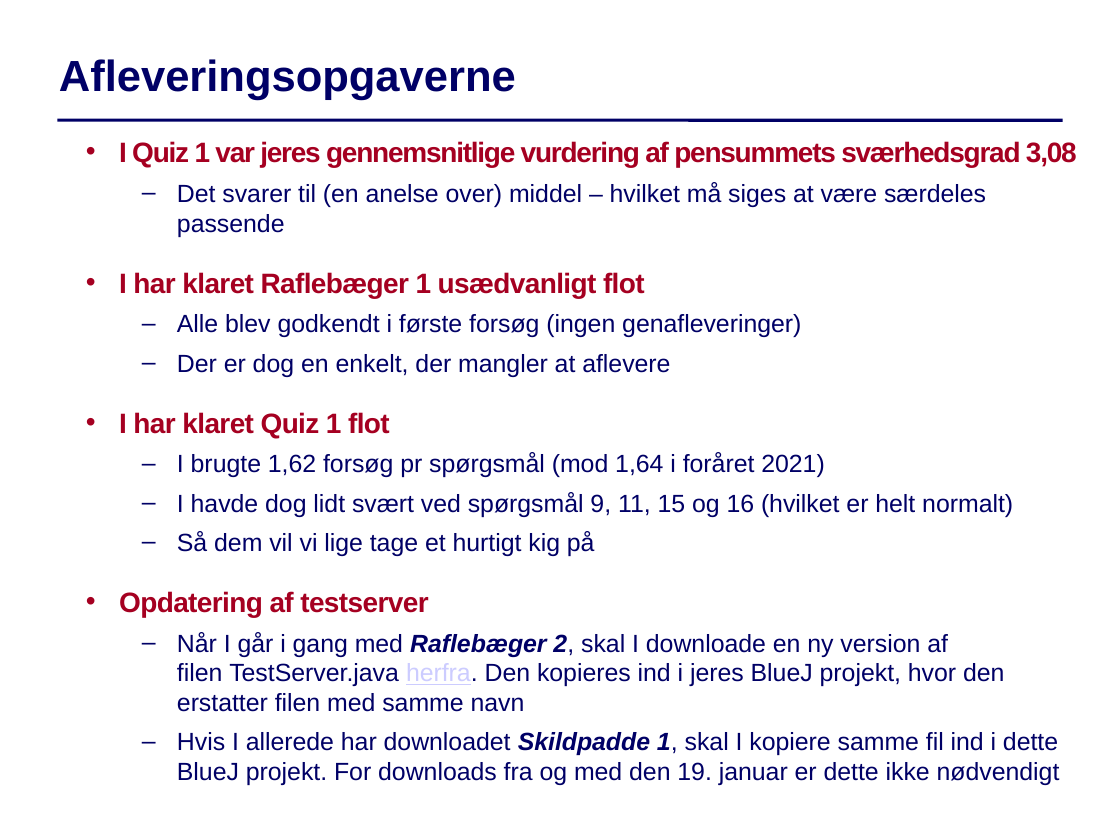
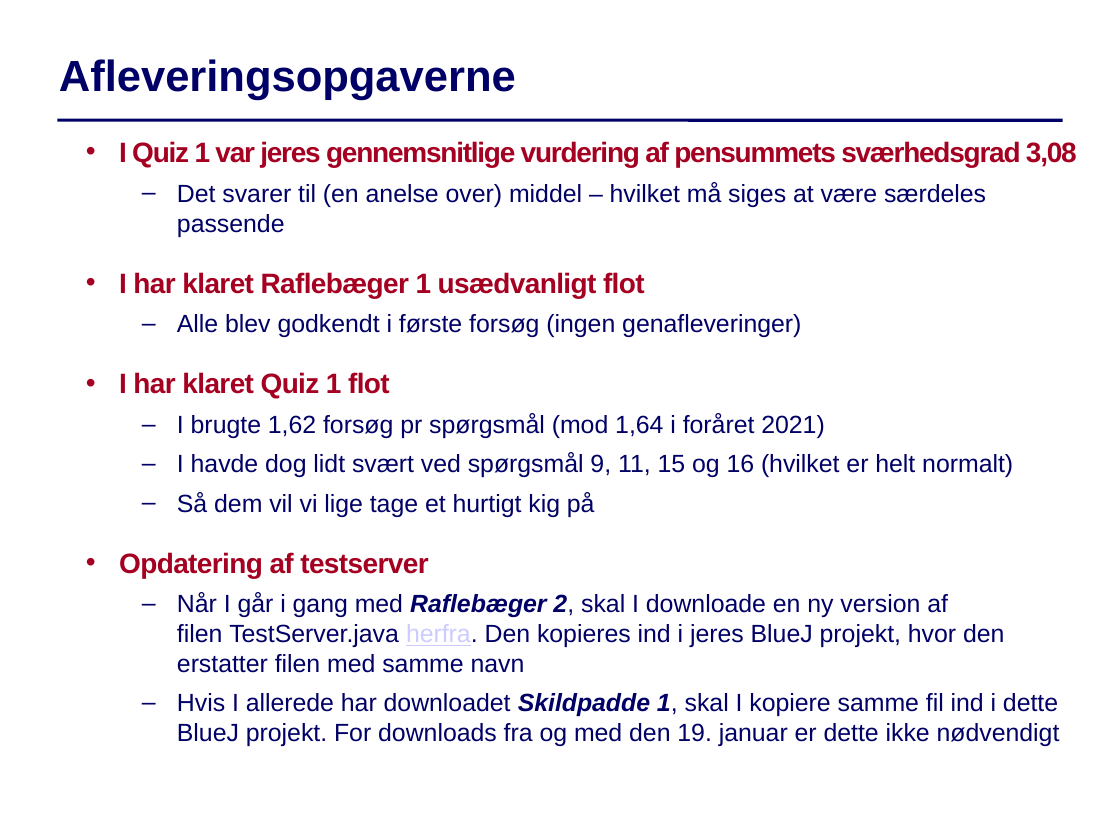
Before and after one commit to IntProgAU/Materiale, a slide deck: slide 2 of web/g22/status/Status2.pptx. Drawn at 1120x840 pixels with LibreOffice and Linux fonts; fonts in the diff are those of the drawing. Boxes give left, top, right and bottom in pixels: in the first picture for what was removed or moved away, otherwise in the second. Text is boxed around its words. In the diff, an @@ line names an element or a change of style, - is before the commit and + after.

```diff
--- a/web/g22/status/Status2.pptx
+++ b/web/g22/status/Status2.pptx
@@ text at (x1=177, y1=354, x2=670, y2=377): paragraph removed @@
-  – Der er dog en enkelt, der mangler at aflevere
```
